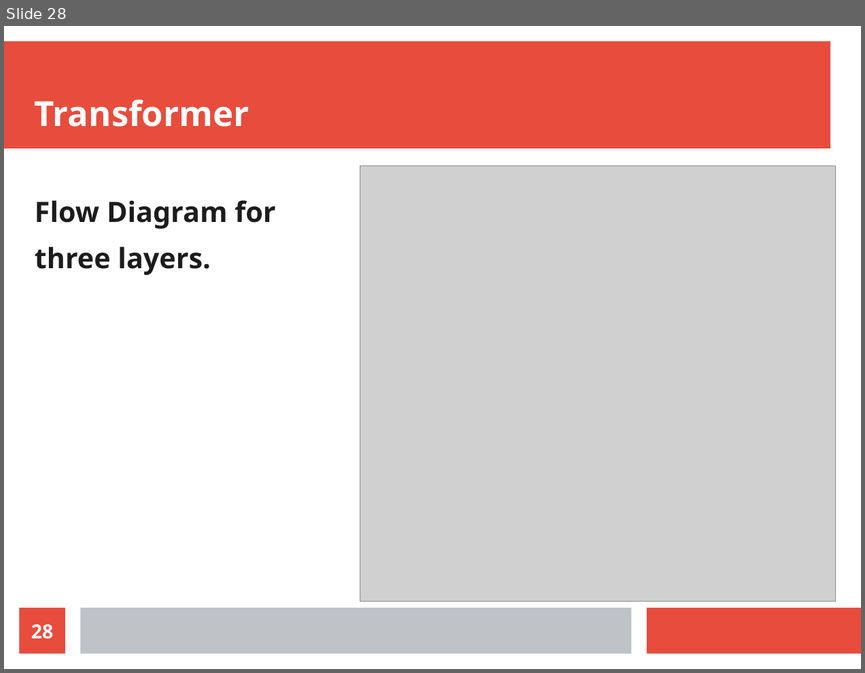
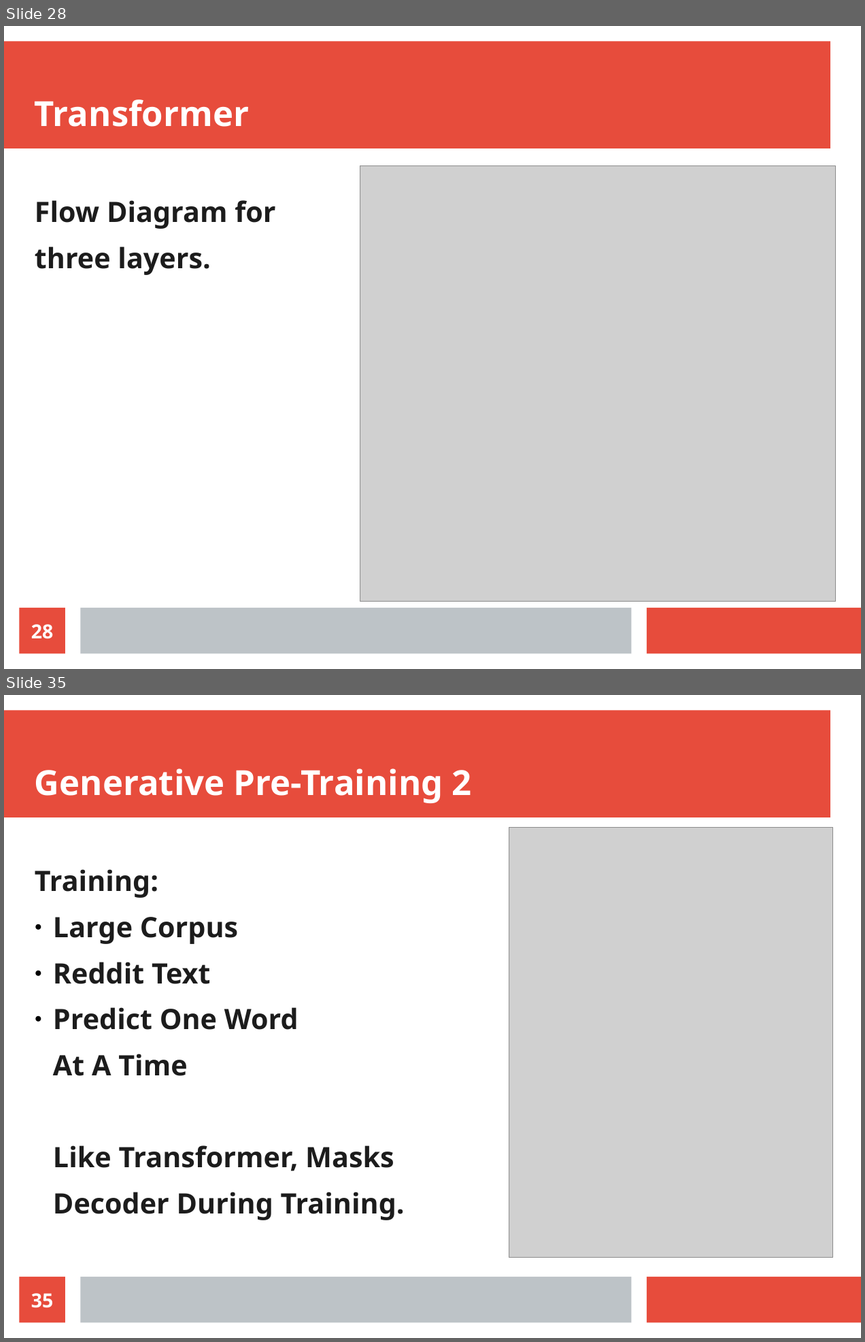
Before and after one commit to radiodee1/liebman_spring20, a slide deck: pdf/thesis_presentation.odp. Shown one above the other, each under a label of ours: slide 28 before the commit, slides 28 and 35 after it; the slides between them are not shown. The pictures are 865x673 and 865x1342 pixels, drawn with LibreOffice and Linux fonts; fonts in the diff are those of the drawing; grey boxes stand for pictures. Boxes give left, top, right and bottom in pixels: in the first picture for what was removed or moved away, otherwise in the second. Text is boxed around its words. In the diff, an @@ line names an element or a change of style, - is before the commit and + after.

```diff
--- a/pdf/thesis_presentation.odp
+++ b/pdf/thesis_presentation.odp
@@ slide 35 added at bbox=[4, 695, 861, 1338], background #FFFFFF; not listed: 3 template elements that a slide beside it also shows @@
@@ title added at bbox=[35, 768, 472, 803], 32 pt, text #FFFFFF, bold @@
+Generative Pre-Training 2
@@ picture added at bbox=[509, 827, 834, 1257] @@
@@ text added at bbox=[35, 869, 405, 1220], 26 pt, text #1C1C1C, bold @@
+Training:
+● Large Corpus
+● Reddit Text
+● Predict One Word
+At A Time
+Like Transformer, Masks
+Decoder During Training.
@@ page number added at bbox=[20, 1276, 65, 1323], fill #E74C3C, 18 pt, text #FFFFFF, bold @@
+35
```
Also in this commit, not shown: 7 other slides added.
